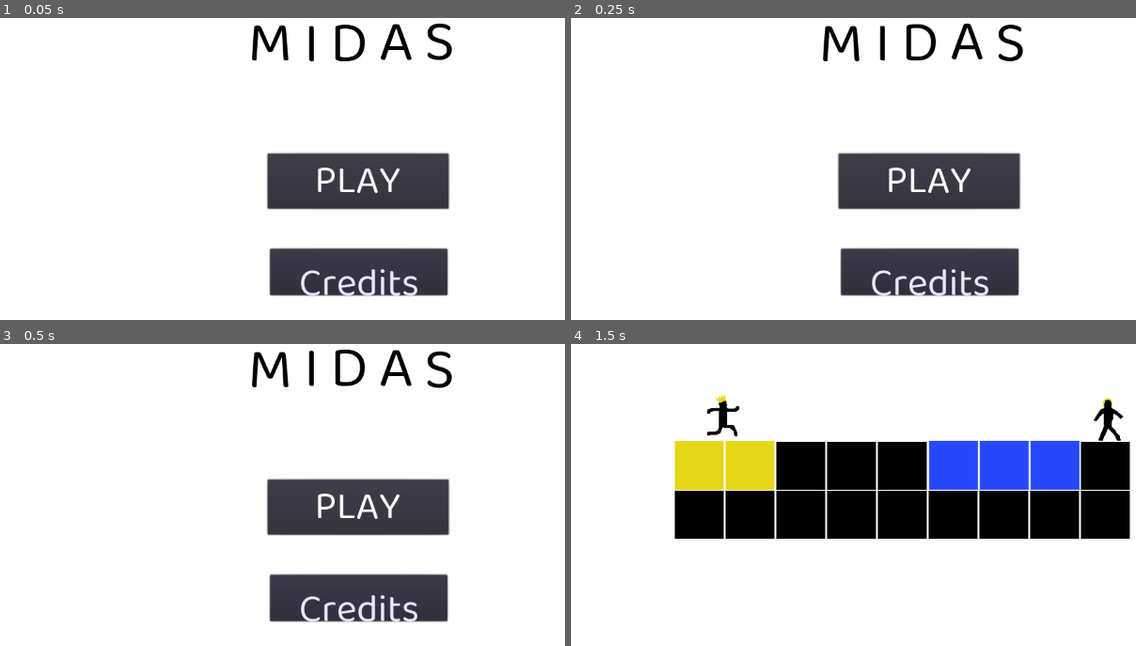
Above: before the commit, frames 1-4 (two rows, left to right).
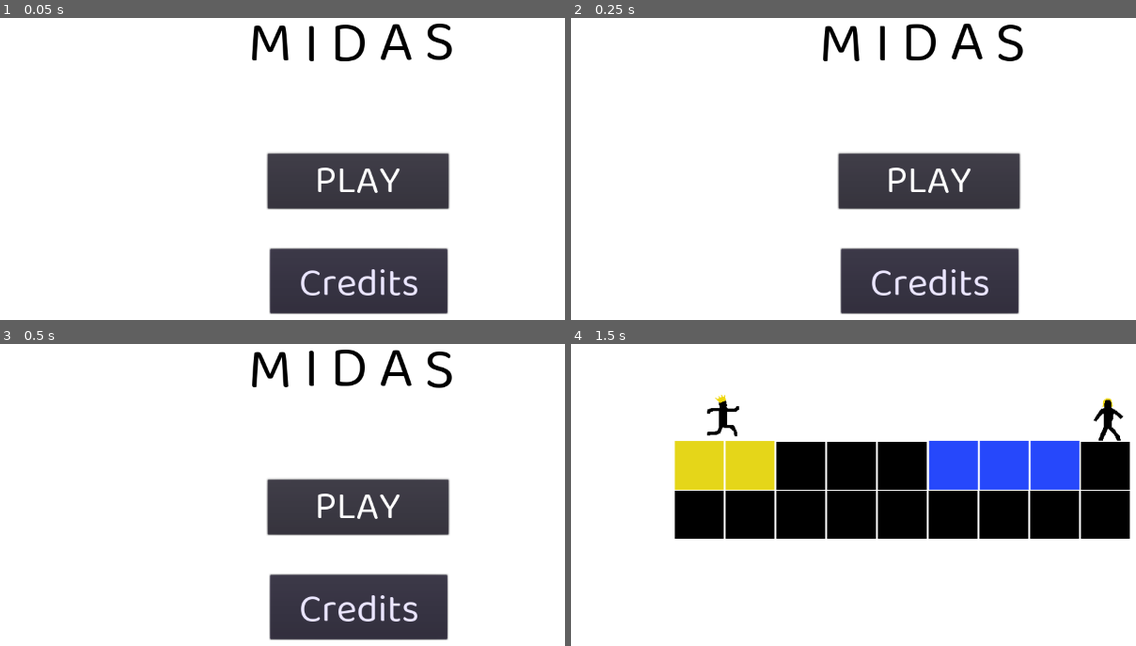
Above: after the commit, the same moments.

Repository: meburns/midas
Game: Godot game, scene res://src/Menu.tscn
Two runs of this game, one before a commit and one after it. Both use one fixed random seed, a clock stepped at 60 frames per second and the inputs below.
Inputs:
- Up to frame 1 (0.05 s): no input
- Up to frame 2 (0.25 s): no input
- Up to frame 3 (0.5 s): no input
- Up to frame 4 (1.5 s): click "PLAY" at 0.5 s; tap Enter (ui_accept) at 1.25 s; hold Right (move_right) from 1.28 s (still down); tap R (refresh) at 1.35 s

The runs differ from the first frame. In frame 1, 2.1% of the frame differs, in the area x 47-80%, y 91-99%; in frame 2, 2.1%; in frame 3, 2.1%; in frame 4, nothing differs.

Commit message:
Clean up main menu

Diff:
--- a/src/Menu.gd
+++ b/src/Menu.gd
@@ -1,6 +1,7 @@
 extends Node2D
 
 func _ready() -> void:
+	MusicPlayer.stop()
 	get_node("MenuMusic").play()
 	get_node("RichTextLabel").set_bbcode("[wave freq=3]M I D A S[/wave]")
 
--- a/src/Menu.tscn
+++ b/src/Menu.tscn
@@ -70,7 +70,7 @@
 margin_left = 469.0
 margin_top = 601.0
 margin_right = 752.0
-margin_bottom = 675.0
+margin_bottom = 704.0
 __meta__ = {
 "_edit_use_anchors_": false
 }
